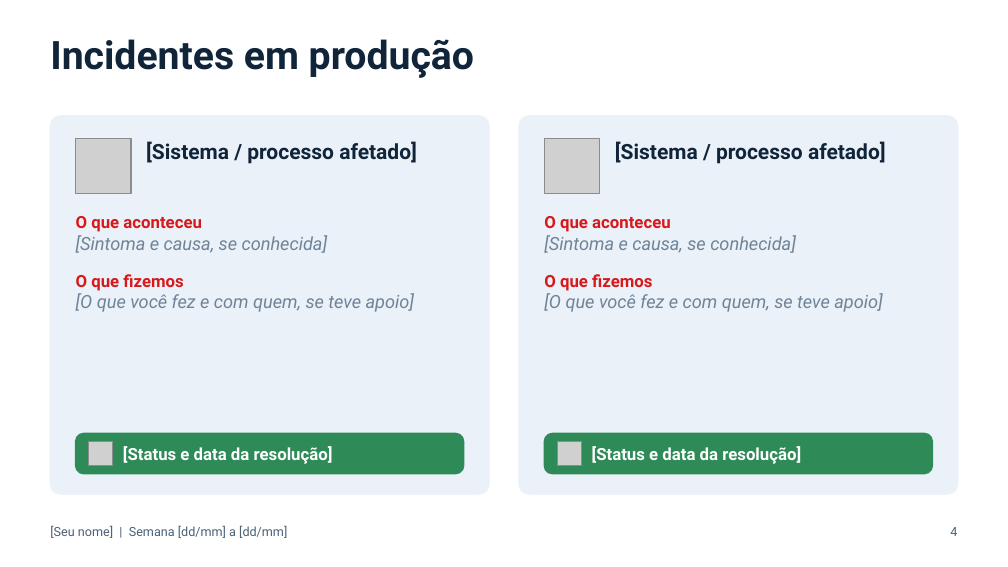
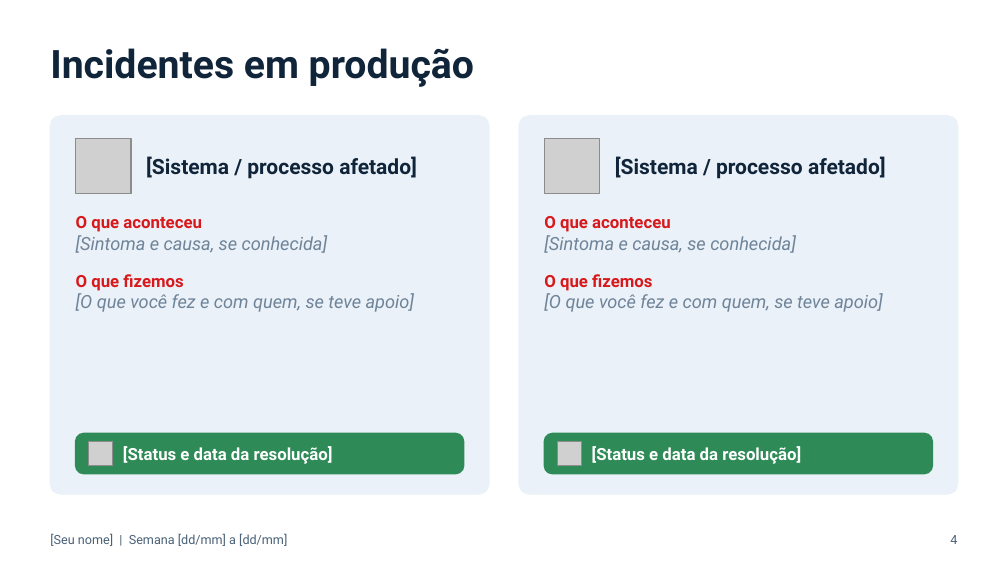
Before and after one commit to dtdias/status-board, a slide deck: slide 7 of design/template-variations/navy-corporate.pptx. Drawn at 1008x567 pixels with LibreOffice and Linux fonts; fonts in the diff are those of the drawing; grey boxes stand for pictures. Boxes give left, top, right and bottom in pixels: in the first picture for what was removed or moved away, otherwise in the second. Text is boxed around its words. In the diff, an @@ line names an element or a change of style, - is before the commit and + after.

Commit message:
fix(design): regenerate template variations by patching XML so numbers stay aligned
DeckCraft format.color changed the text anchor of recoloured text, pushing the numbers in the 'Demandas novas' circles (and step titles) off-centre. Variations are now built by patching srgbClr values, fonts and icon PNGs in the base package; layout XML is verified identical to the base. Terracotta uses Cambria instead of Georgia to avoid old-style figures dropping below the baseline. Adds the build and contact-sheet scripts.

```diff
--- a/design/template-variations/navy-corporate.pptx
+++ b/design/template-variations/navy-corporate.pptx
@@ text "Incidentes em produção": place and size @@
-text "Incidentes em produção" at bbox=[50, 39, 474, 78]
+text "Incidentes em produção" at bbox=[50, 48, 474, 87]
@@ text "[Sistema / processo afetado]": place and size @@
-text "[Sistema / processo afetado]" at bbox=[146, 141, 417, 164]
+text "[Sistema / processo afetado]" at bbox=[146, 156, 417, 179]
@@ text "[Sistema / processo afetado]": place and size @@
-text "[Sistema / processo afetado]" at bbox=[615, 141, 886, 164]
+text "[Sistema / processo afetado]" at bbox=[615, 156, 886, 179]
@@ text "[Seu nome] | Semana [dd/mm] ...": place and size @@
-text "[Seu nome] | Semana [dd/mm] ..." at bbox=[50, 525, 287, 538]
+text "[Seu nome] | Semana [dd/mm] ..." at bbox=[50, 533, 287, 546]
@@ text "4": place and size @@
-text "4" at bbox=[950, 527, 957, 536]
+text "4" at bbox=[950, 535, 957, 544]
```
Also in this commit, not shown: 9 other slides changed, 11 other files.
